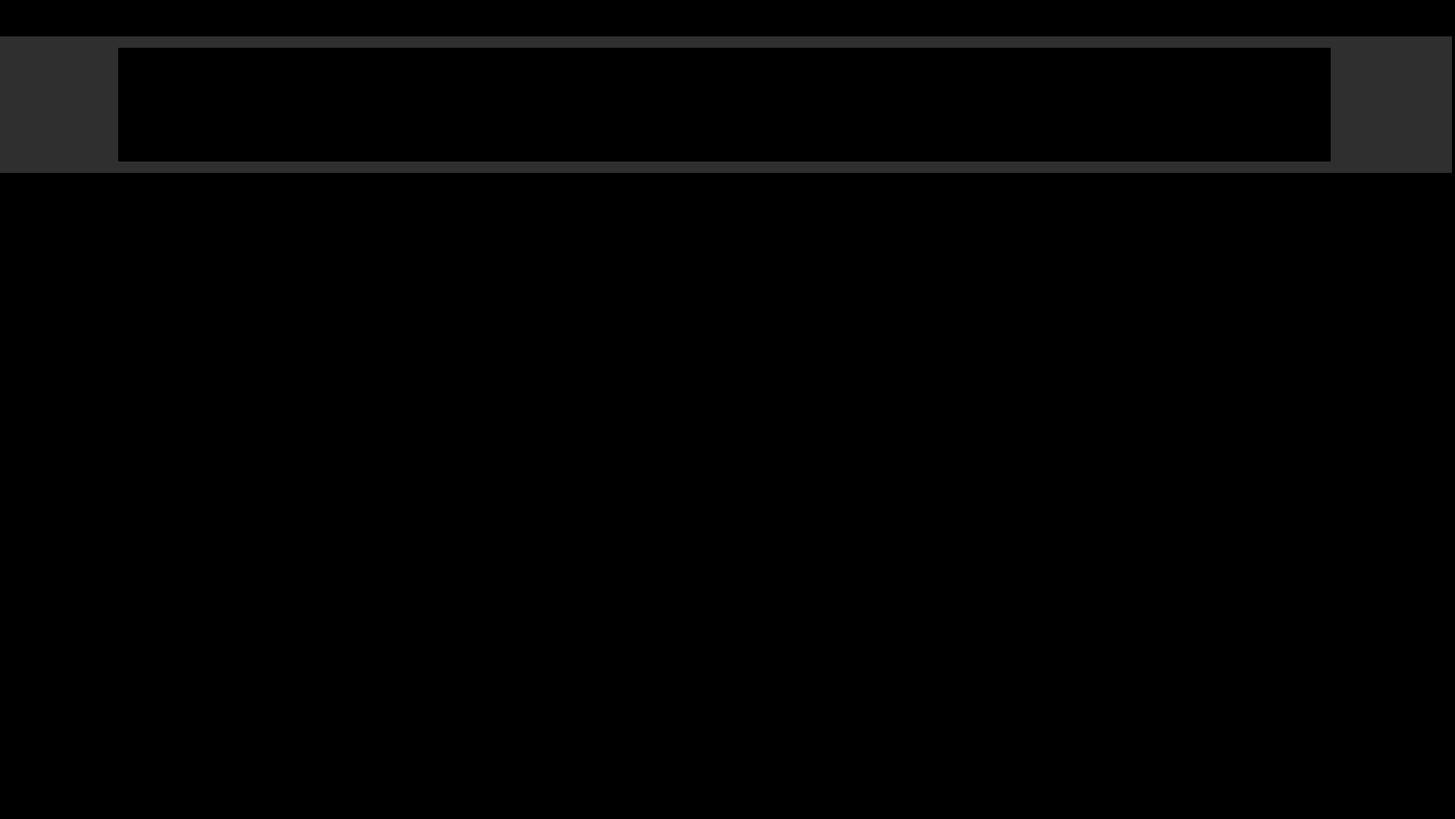
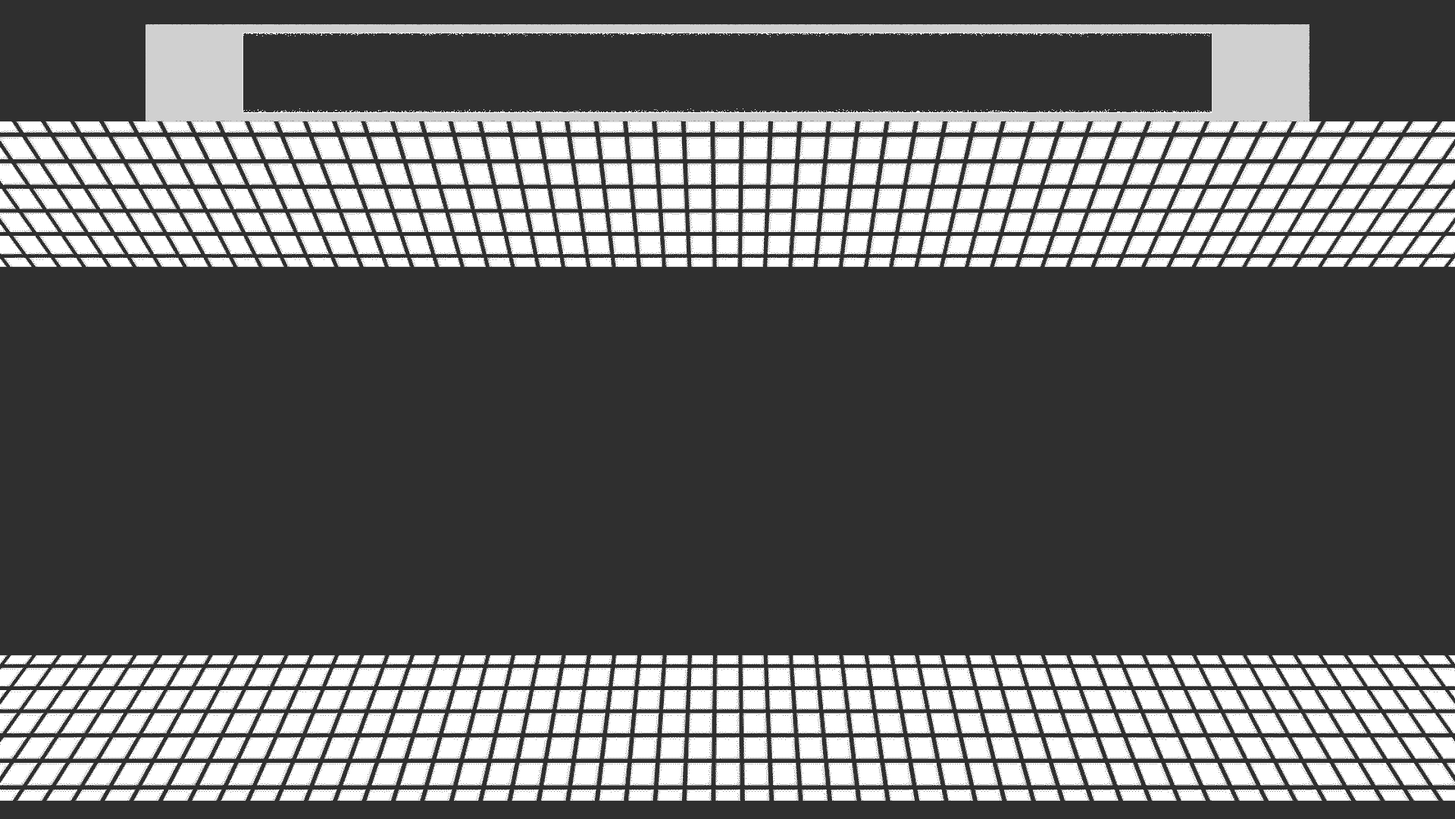
Layers edited between the first and the second 1455 x 819 image:
removed layer "Top_Bar copy" over left=118, top=47, right=1332, bottom=162
removed layer "Top_Bar" over left=0, top=36, right=1453, bottom=173
added layer "Layer #1" above "Transformation" over left=0, top=121, right=1455, bottom=801
added layer "Transformation" above "Transformation #1" over left=0, top=218, right=1455, bottom=704
added layer "Transformation #1" above "Background" over left=145, top=24, right=1310, bottom=122
painted on "Background" over left=0, top=0, right=1455, bottom=819
